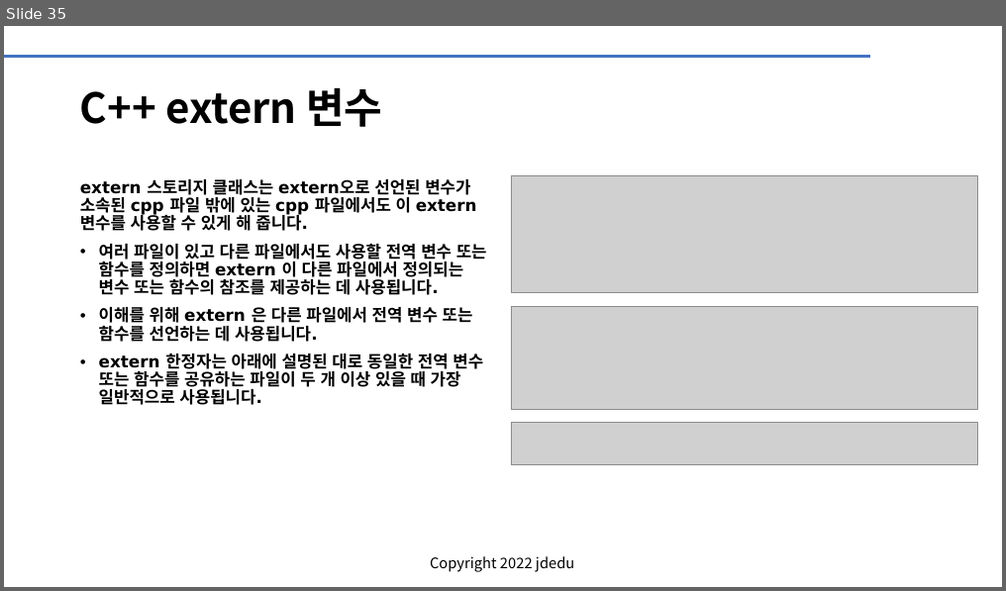
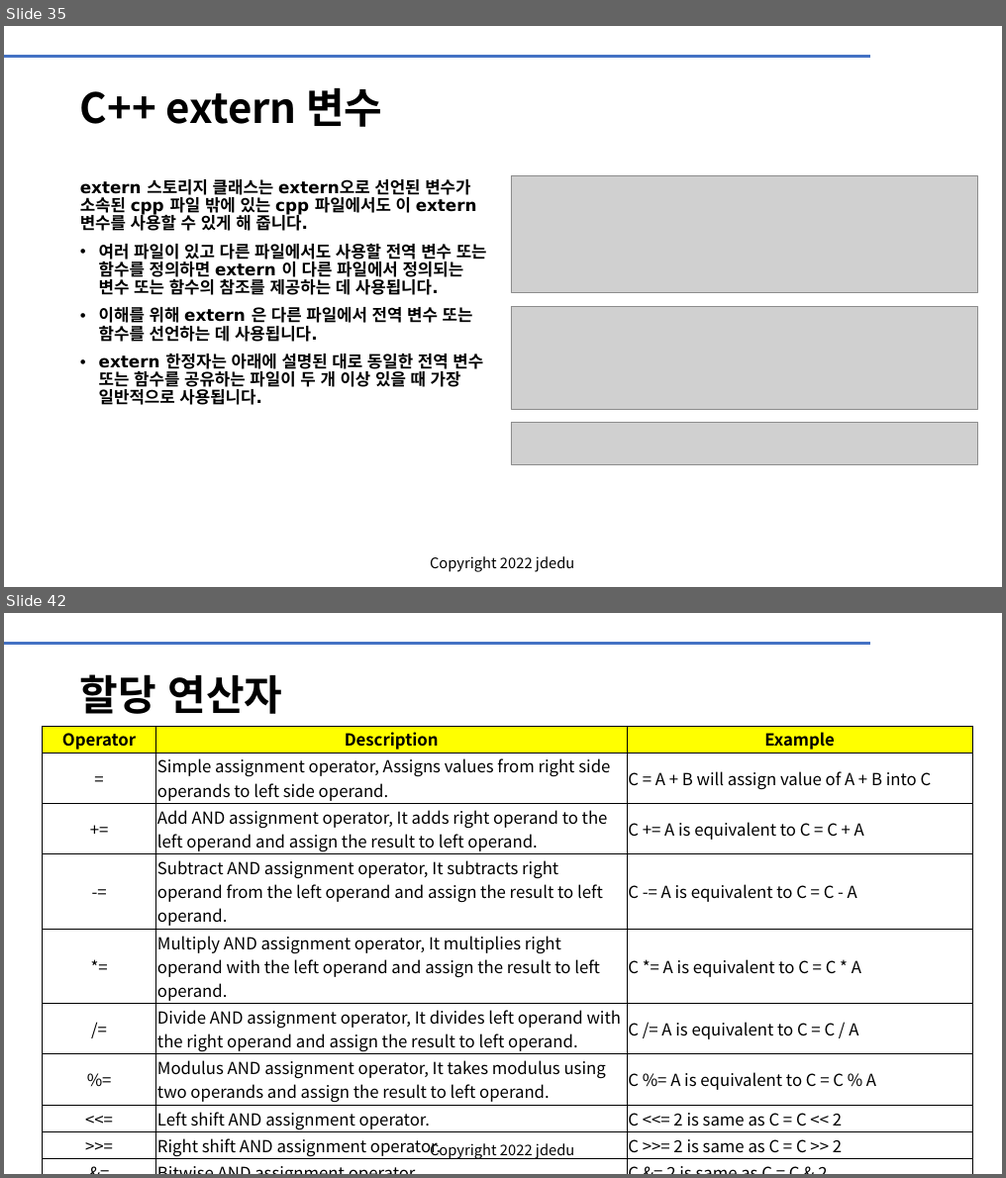
Before and after one commit to JD-edu/KG-KAIROS_robot, a slide deck: doc/KG-KAIROS 리눅스_bash_CC++.pptx. Shown one above the other, each under a label of ours: slide 35 before the commit, slides 35 and 42 after it; the slides between them are not shown. The pictures are 1006x591 and 1006x1178 pixels, drawn with LibreOffice and Linux fonts; fonts in the diff are those of the drawing; grey boxes stand for pictures; background and template pictures are left out. Boxes give left, top, right and bottom in pixels: in the first picture for what was removed or moved away, otherwise in the second. Text is boxed around its words. In the diff, an @@ line names an element or a change of style, - is before the commit and + after.

Commit message:
Nov 20th

```diff
--- a/doc/KG-KAIROS 리눅스_bash_CC++.pptx
+++ b/doc/KG-KAIROS 리눅스_bash_CC++.pptx
@@ slide 42 added at (4,613,1002,1174), background #FFFFFF; not listed: 2 template elements that a slide beside it also shows @@
@@ title added at (80,674,283,714), 40 pt, text #000000, bold @@
+할당 연산자
@@ table added at (43,726,973,1161), 12 rows, 3 columns @@
+Operator | Description | Example
+= | Simple assignment operator, Assigns values from right side operands to left side operand. | C = A + B will assign value of A + B into C
++= | Add AND assignment operator, It adds right operand to the left operand and assign the result to left operand. | C += A is equivalent to C = C + A
+-= | Subtract AND assignment operator, It subtracts right operand from the left operand and assign the result to left operand. | C -= A is equivalent to C = C - A
+*= | Multiply AND assignment operator, It multiplies right operand with the left operand and assign the result to left operand. | C *= A is equivalent to C = C * A
+/= | Divide AND assignment operator, It divides left operand with the right operand and assign the result to left operand. | C /= A is equivalent to C = C / A
+%= | Modulus AND assignment operator, It takes modulus using two operands and assign the result to left operand. | C %= A is equivalent to C = C % A
+<<= | Left shift AND assignment operator. | C <<= 2 is same as C = C << 2
+>>= | Right shift AND assignment operator. | C >>= 2 is same as C = C >> 2
+&= | Bitwise AND assignment operator. | C &= 2 is same as C = C & 2
+^= | Bitwise exclusive OR and assignment operator. | C ^= 2 is same as C = C ^ 2
+|= | Bitwise inclusive OR and assignment operator. | C |= 2 is same as C = C | 2
```
Also in this commit, not shown: 18 other slides added.
